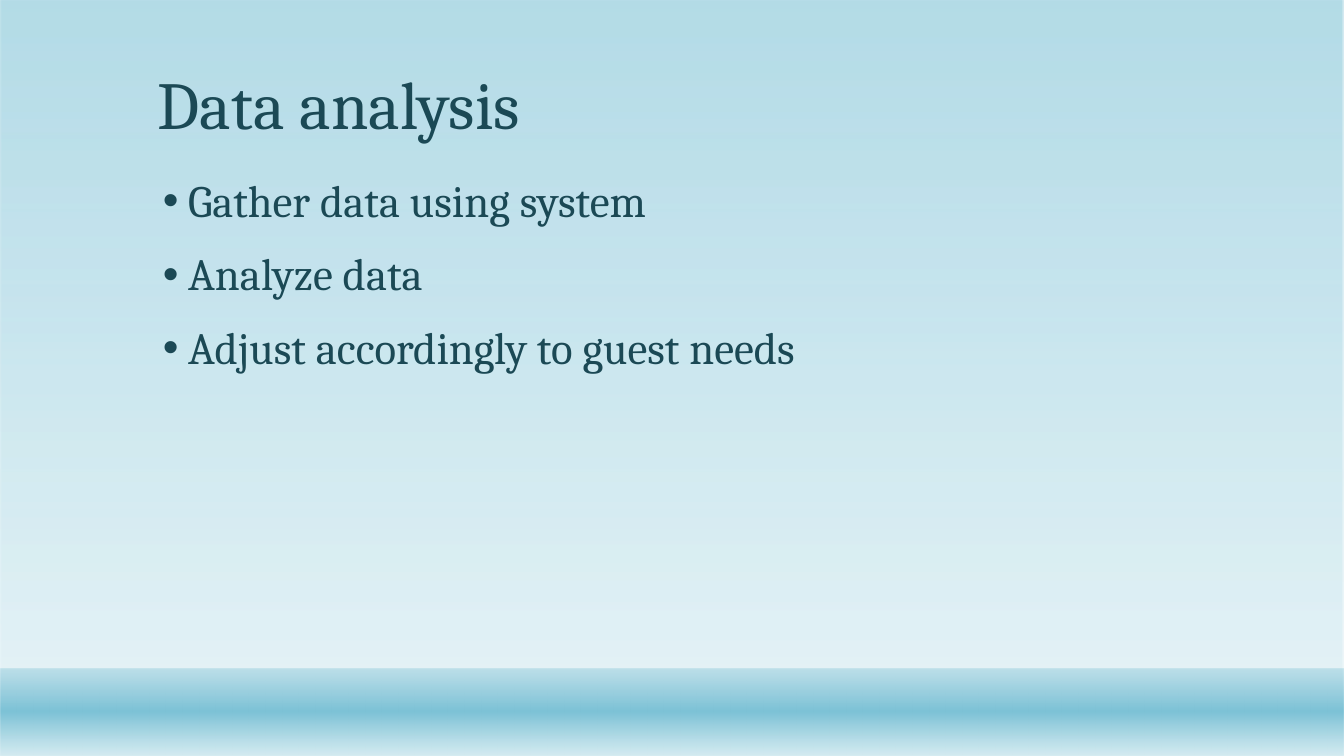
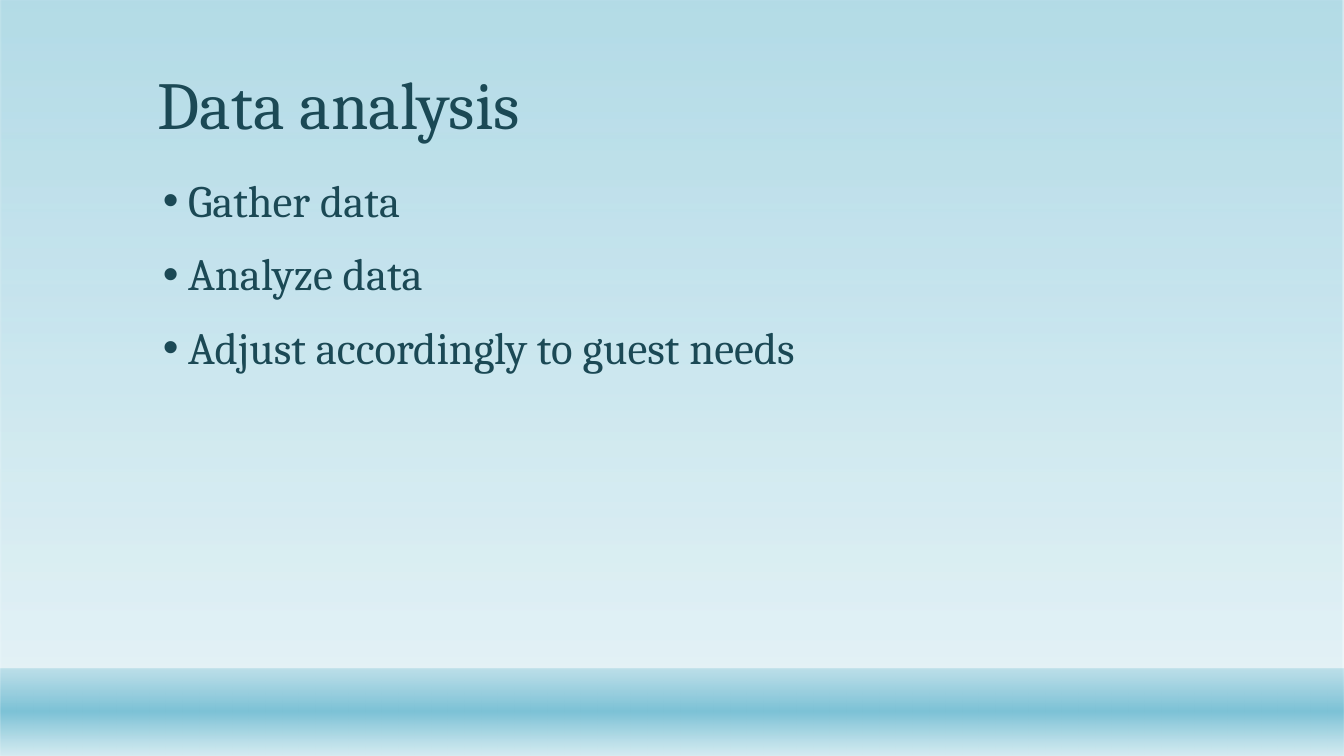
Before and after one commit to Pyranth/hackathonPort2018, a slide deck: slide 4 of Digital Porto.pptx. Drawn at 1344x756 pixels with LibreOffice and Linux fonts; fonts in the diff are those of the drawing; background and template pictures are left out. Boxes give left, top, right and bottom in pixels: in the first picture for what was removed or moved away, otherwise in the second. Text is boxed around its words. In the diff, an @@ line names an element or a change of style, - is before the commit and + after.

```diff
--- a/Digital Porto.pptx
+++ b/Digital Porto.pptx
@@ text at (188,186,400,218): text changed @@
-• Gather data using system
+• Gather data
```
Also in this commit, not shown: 1 other slide changed.
